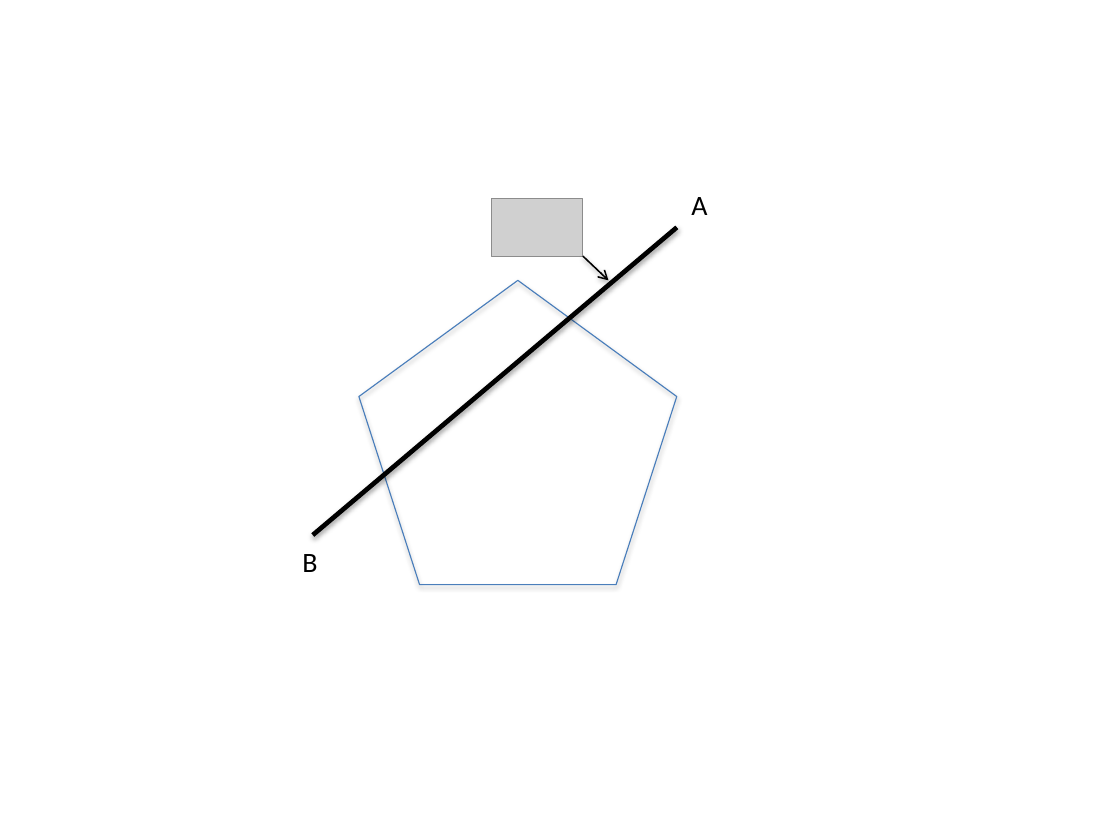
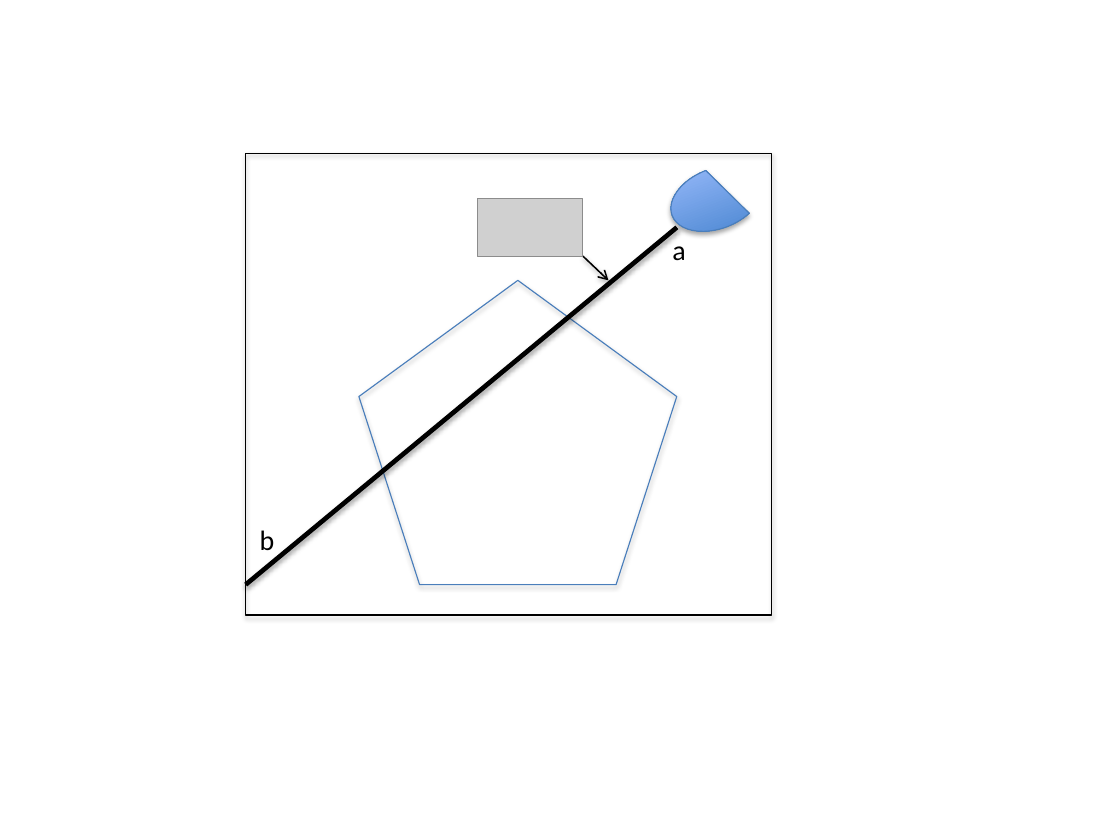
Before and after one commit to mdlaskey/Grasp_Metric_Paper-, a slide deck: slide 1 of paper_figures.pptx. Drawn at 1120x840 pixels with LibreOffice and Linux fonts; fonts in the diff are those of the drawing; grey boxes stand for pictures. Boxes give left, top, right and bottom in pixels: in the first picture for what was removed or moved away, otherwise in the second. Text is boxed around its words. In the diff, an @@ line names an element or a change of style, - is before the commit and + after.

```diff
--- a/paper_figures.pptx
+++ b/paper_figures.pptx
@@ rectangle added at <box>245,153,772,615</box>, outline #000000 0.75 pt @@
@@ chord (boxed as its full ellipse) added at <box>661,153,771,243</box>, fill gradient #3F80CE to #A4C4FF, outline #4B7EBC 0.75 pt @@
@@ picture: place and size @@
-picture at <box>491,198,582,255</box>
+picture at <box>477,198,582,255</box>
@@ line moved from (312, 535) - (676, 227) to (245, 585) - (676, 227) @@
@@ text at <box>672,237,685,261</box>: text changed @@
-A
+a
@@ text at <box>260,530,275,551</box>: text changed @@
-B
+b
```
Also in this commit, not shown: 1 slide added, 7 other files.
